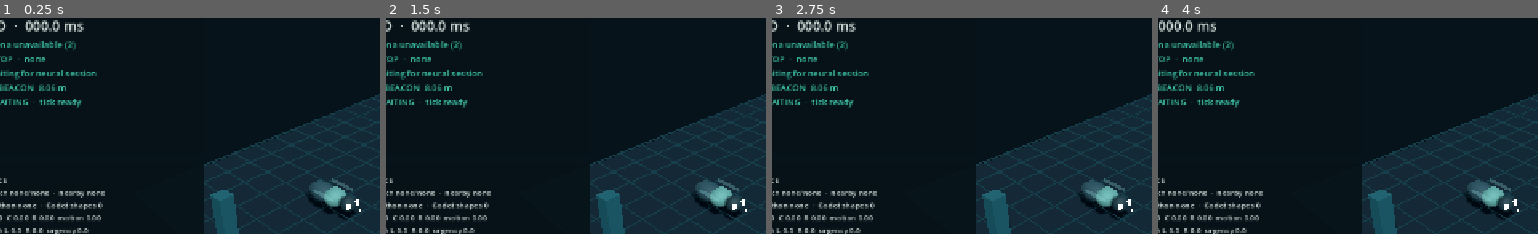
Above: before the commit, frames 1-4 (left to right).
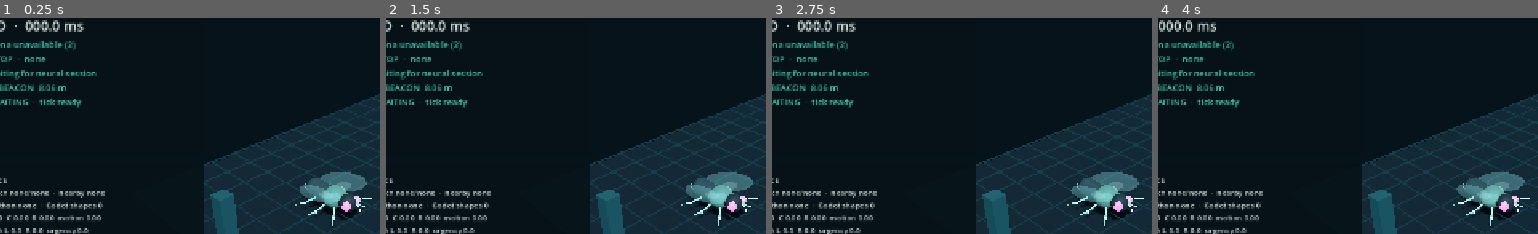
Above: after the commit, the same moments.

Repository: silascroe/melanogaster
Game: Godot game, scene res://main.tscn
Two runs of this game, one before a commit and one after it. Both use one fixed random seed, a clock stepped at 60 frames per second and the inputs below.
Inputs (mouse positions are % of the whole screen's width and height, from its top left):
- Up to frame 1 (0.25 s): no input
- Up to frame 2 (1.5 s): tap Enter at 0.5 s; move the mouse to (73, 43) at 0.52 s; tap R at 0.6 s; click (73, 43) at 0.67 s; tap Space at 0.77, 1.07 s; drag from (29, 53) to (45, 69) at 1.27 s
- Up to frame 3 (2.75 s): tap Space at 2 s; move the mouse to (61, 25) at 2.02 s; tap R at 2.1 s; click (61, 25) at 2.17 s
- Up to frame 4 (4 s): tap Enter at 2.75 s; drag from (45, 69) to (18, 32) at 2.77 s; tap Space at 3.5, 3.77 s; move the mouse to (82, 64) at 3.52 s; tap R at 3.6 s; click (82, 64) at 3.67 s
The pictures show only the part of the screen within x 7-57%, y 7-57%; the shares and areas given below are measured in that part.

The runs differ from the first frame. In frame 1, 1.7% of the frame differs, in the area x 77-98%, y 71-97%; in frame 2, 1.7%; in frame 3, 1.6%; in frame 4, 1.7%.

Commit message:
Polish procedural fly model

Diff:
--- a/arena3d/main.gd
+++ b/arena3d/main.gd
@@ -11,6 +11,9 @@
 
 var fly_root: Node3D
 var body_cast: ShapeCast3D
+var wing_instances: Array[MeshInstance3D] = []
+var wing_base_rotations: Array[Vector3] = []
+var fly_visual_time := 0.0
 var beacon_root: Node3D
 var threat_root: Node3D
 var obstacle_root: Node3D
@@ -87,6 +90,7 @@
 		if step_accumulator >= LIVE_STEP_INTERVAL_SECONDS:
 			step_accumulator = 0.0
 			_request_live_step()
+	_update_fly_animation(delta)
 	_update_camera()
 	_update_hud()
 
@@ -205,18 +209,60 @@
 	body_cast.enabled = true
 	fly_root.add_child(body_cast)
 
-	var abdomen := _sphere(Color("#263840"), 0.42, Vector3(0.0, 0.43, -0.18), Vector3(0.82, 0.72, 1.24))
+	# The visible fly is deliberately separate from the spherical collision body.
+	# It is a stylized low-poly shell: clear insect proportions matter more here
+	# than anatomical detail or extra physics surfaces.
+	var abdomen := _capsule(Color("#263840"), 0.32, 1.35, Vector3(0.0, 0.43, -0.2), Vector3(0.92, 0.86, 1.0))
 	fly_root.add_child(abdomen)
-	var thorax := _sphere(Color("#4c6b68"), 0.34, Vector3(0.0, 0.48, 0.35), Vector3(1.08, 0.85, 0.95))
+	var abdomen_band_material := _material(Color("#617873"))
+	for band_z in [-0.61, -0.31, -0.01]:
+		var band := _torus(Color("#617873"), 0.275, 0.31, Vector3(0.0, 0.43, band_z), Vector3(0.92, 0.82, 1.0))
+		band.material_override = abdomen_band_material
+		fly_root.add_child(band)
+	var thorax := _sphere(Color("#4c6b68"), 0.37, Vector3(0.0, 0.49, 0.35), Vector3(1.08, 0.9, 1.04))
 	fly_root.add_child(thorax)
-	var head := _sphere(Color("#1d2b31"), 0.28, Vector3(0.0, 0.49, 0.9), Vector3(0.92, 0.9, 0.8))
+	var thorax_plate := _sphere(Color("#78928b"), 0.20, Vector3(0.0, 0.69, 0.35), Vector3(1.15, 0.18, 0.88))
+	fly_root.add_child(thorax_plate)
+	var head := _sphere(Color("#1d2b31"), 0.30, Vector3(0.0, 0.51, 0.88), Vector3(0.96, 0.92, 0.88))
 	fly_root.add_child(head)
 
 	for side in [-1.0, 1.0]:
-		var eye := _sphere(palette["red"], 0.105, Vector3(side * 0.18, 0.55, 1.08), Vector3(1.0, 1.0, 0.65), true)
+		var eye := _sphere(Color("#6f283b"), 0.17, Vector3(side * 0.21, 0.56, 1.02), Vector3(0.9, 0.92, 0.68), true)
 		fly_root.add_child(eye)
-		var wing := _sphere(Color(0.48, 0.82, 0.8, 0.28), 0.28, Vector3(side * 0.42, 0.68, 0.24), Vector3(0.32, 0.06, 1.72))
+		var eye_glint := _sphere(Color("#d5fff0"), 0.035, Vector3(side * 0.25, 0.64, 1.13), Vector3.ONE, true)
+		fly_root.add_child(eye_glint)
+
+		var wing := _sphere(Color(0.42, 0.82, 0.84, 0.34), 0.42, Vector3(side * 0.49, 0.75, 0.18), Vector3(1.22, 0.055, 2.05))
+		wing.rotation = Vector3(deg_to_rad(-9.0), deg_to_rad(side * 10.0), deg_to_rad(side * 7.0))
+		wing.cast_shadow = GeometryInstance3D.SHADOW_CASTING_SETTING_OFF
 		fly_root.add_child(wing)
+		wing_instances.append(wing)
+		wing_base_rotations.append(wing.rotation)
+
+		var wing_root := _sphere(Color(0.67, 0.95, 0.91, 0.22), 0.22, Vector3(side * 0.37, 0.72, 0.35), Vector3(1.0, 0.045, 1.15))
+		wing_root.rotation = Vector3(deg_to_rad(-6.0), deg_to_rad(side * 8.0), deg_to_rad(side * 5.0))
+		wing_root.cast_shadow = GeometryInstance3D.SHADOW_CASTING_SETTING_OFF
+		fly_root.add_child(wing_root)
+
+		var front_leg_joint := Vector3(side * 0.22, 0.37, 0.56)
+		var front_leg_knee := Vector3(side * 0.52, 0.16, 0.78)
+		var front_leg_foot := Vector3(side * 0.72, 0.07, 0.98)
+		_add_leg(front_leg_joint, front_leg_knee, front_leg_foot)
+		var mid_leg_joint := Vector3(side * 0.27, 0.34, 0.22)
+		var mid_leg_knee := Vector3(side * 0.62, 0.14, 0.16)
+		var mid_leg_foot := Vector3(side * 0.85, 0.06, 0.02)
+		_add_leg(mid_leg_joint, mid_leg_knee, mid_leg_foot)
+		var rear_leg_joint := Vector3(side * 0.22, 0.34, -0.20)
+		var rear_leg_knee := Vector3(side * 0.56, 0.14, -0.43)
+		var rear_leg_foot := Vector3(side * 0.75, 0.06, -0.68)
+		_add_leg(rear_leg_joint, rear_leg_knee, rear_leg_foot)
+
+		var antenna_base := Vector3(side * 0.12, 0.65, 1.10)
+		var antenna_mid := Vector3(side * 0.20, 0.80, 1.34)
+		var antenna_tip := Vector3(side * 0.28, 0.85, 1.52)
+		fly_root.add_child(_cylinder_between(Color("#91a39f"), 0.018, antenna_base, antenna_mid))
+		fly_root.add_child(_cylinder_between(Color("#91a39f"), 0.014, antenna_mid, antenna_tip))
+		fly_root.add_child(_sphere(Color("#f0b84b"), 0.025, antenna_tip, Vector3.ONE, true))
 
 	var nose := _sphere(palette["amber"], 0.045, Vector3(0.0, 0.49, 1.36), Vector3.ONE, true)
 	fly_root.add_child(nose)
@@ -250,6 +296,71 @@
 	collision_ring.material_override = _material(palette["amber"], true)
 	collision_ring.visible = false
 	fly_root.add_child(collision_ring)
+
+
+func _add_leg(joint: Vector3, knee: Vector3, foot: Vector3) -> void:
+	var leg_material := _material(Color("#78928b"))
+	var upper := _cylinder_between(Color("#78928b"), 0.035, joint, knee)
+	upper.material_override = leg_material
+	fly_root.add_child(upper)
+	var lower := _cylinder_between(Color("#526a67"), 0.025, knee, foot)
+	lower.material_override = leg_material
+	fly_root.add_child(lower)
+	fly_root.add_child(_sphere(Color("#a5bdb4"), 0.045, knee, Vector3.ONE))
+
+
+func _update_fly_animation(delta: float) -> void:
+	fly_visual_time += delta
+	for index in range(wing_instances.size()):
+		var wing := wing_instances[index]
+		var flap := sin(fly_visual_time * 13.0 + float(index) * PI) * 0.10
+		if action_name == "stop":
+			flap *= 0.28
+		wing.rotation = wing_base_rotations[index] + Vector3(flap, 0.0, 0.0)
+
+
+func _cylinder_between(color: Color, radius: float, from_point: Vector3, to_point: Vector3, emission: bool = false) -> MeshInstance3D:
+	var instance := MeshInstance3D.new()
+	var mesh := CylinderMesh.new()
+	mesh.top_radius = radius * 0.82
+	mesh.bottom_radius = radius
+	mesh.height = from_point.distance_to(to_point)
+	mesh.radial_segments = 8
+	mesh.rings = 2
+	instance.mesh = mesh
+	instance.position = (from_point + to_point) * 0.5
+	instance.quaternion = Quaternion(Vector3.UP, (to_point - from_point).normalized())
+	instance.material_override = _material(color, emission)
+	return instance
+
+
+func _capsule(color: Color, radius: float, height: float, position: Vector3, scale: Vector3, emission: bool = false) -> MeshInstance3D:
+	var instance := MeshInstance3D.new()
+	var mesh := CapsuleMesh.new()
+	mesh.radius = radius
+	mesh.height = height
+	mesh.radial_segments = 16
+	mesh.rings = 6
+	instance.mesh = mesh
+	instance.position = position
+	instance.rotation_degrees = Vector3(90.0, 0.0, 0.0)
+	instance.scale = scale
+	instance.material_override = _material(color, emission)
+	return instance
+
+
+func _torus(color: Color, inner_radius: float, outer_radius: float, position: Vector3, scale: Vector3, emission: bool = false) -> MeshInstance3D:
+	var instance := MeshInstance3D.new()
+	var mesh := TorusMesh.new()
+	mesh.inner_radius = inner_radius
+	mesh.outer_radius = outer_radius
+	mesh.rings = 20
+	mesh.ring_segments = 8
+	instance.mesh = mesh
+	instance.position = position
+	instance.scale = scale
+	instance.material_override = _material(color, emission)
+	return instance
 
 
 func _build_stimuli() -> void:
Not shown, changed: arena3d/README.md
Not shown, changed: docs/decisions.md
